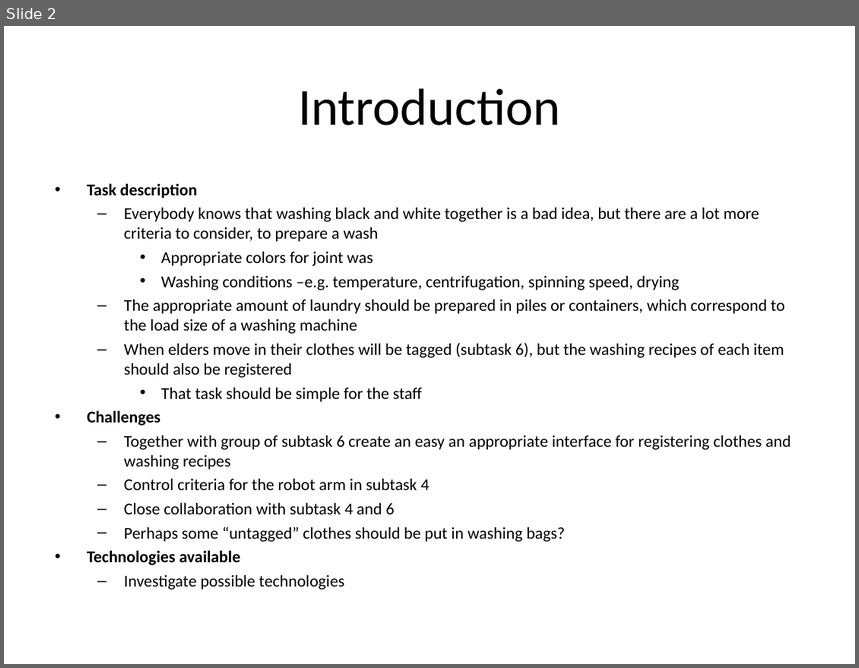
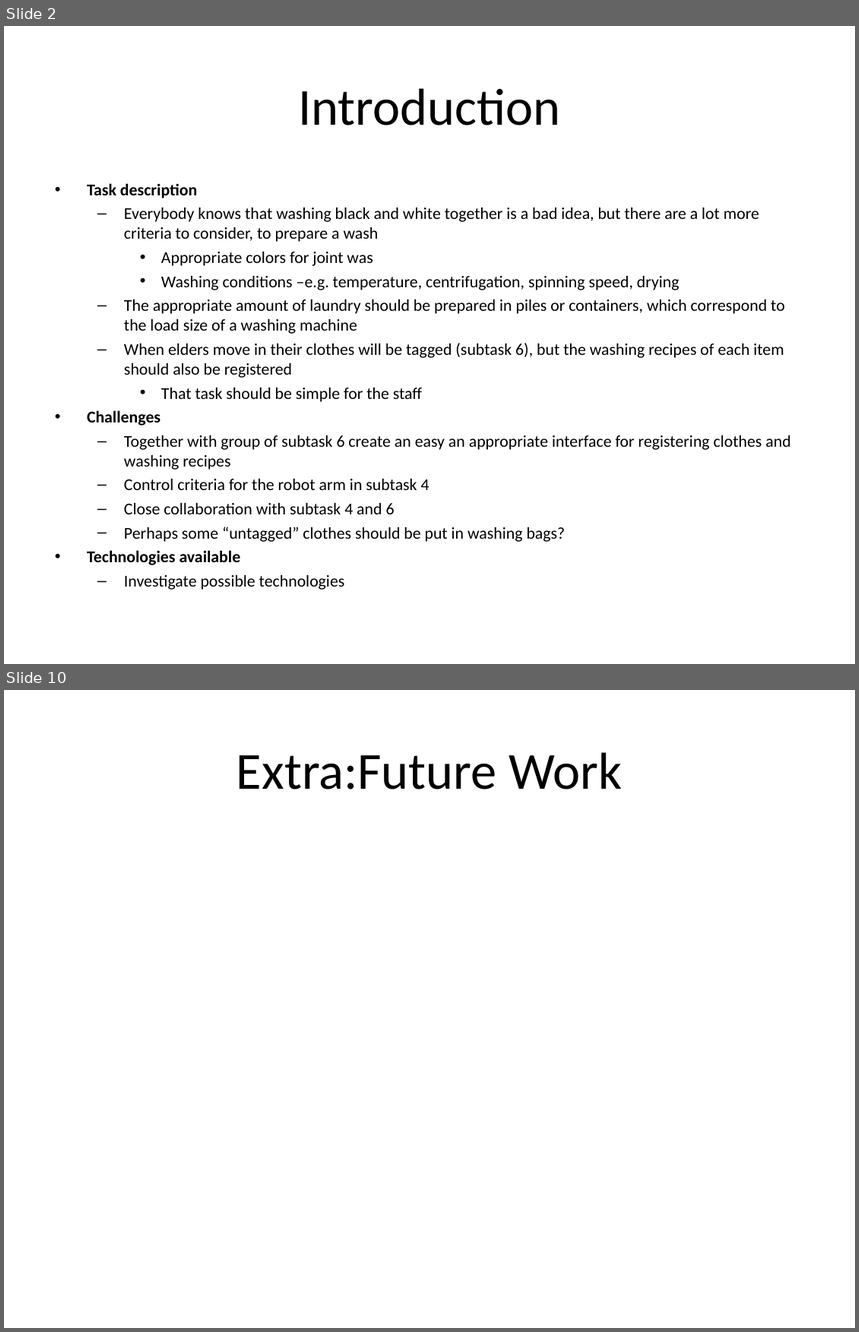
Before and after one commit to isurup/kalle-martin-group, a slide deck: RSD1/presentation/ExamMartin.ppt. Shown one above the other, each under a label of ours: slide 2 before the commit, slides 2 and 10 after it; the slides between them are not shown. The pictures are 859x668 and 859x1332 pixels, drawn with LibreOffice and Linux fonts; fonts in the diff are those of the drawing. Boxes give left, top, right and bottom in pixels: in the first picture for what was removed or moved away, otherwise in the second. Text is boxed around its words. In the diff, an @@ line names an element or a change of style, - is before the commit and + after.

```diff
--- a/RSD1/presentation/ExamMartin.ppt
+++ b/RSD1/presentation/ExamMartin.ppt
@@ slide 10 added at (x1=4, y1=690, x2=855, y2=1328), background #FFFFFF @@
@@ title added at (x1=237, y1=752, x2=622, y2=790), 44 pt, text #000000 @@
+Extra:Future Work
```
Also in this commit, not shown: 4 slides changed, 3 other slides added, 3 slides removed.
